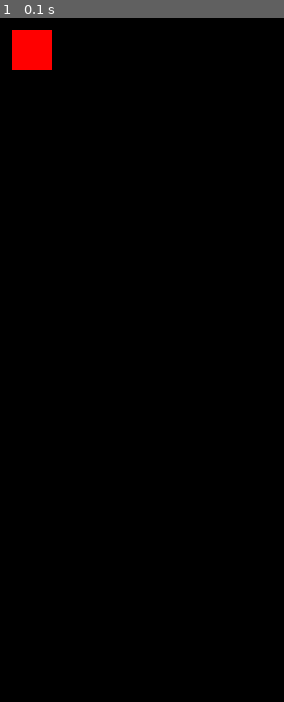
Above: before the commit, frame 1.
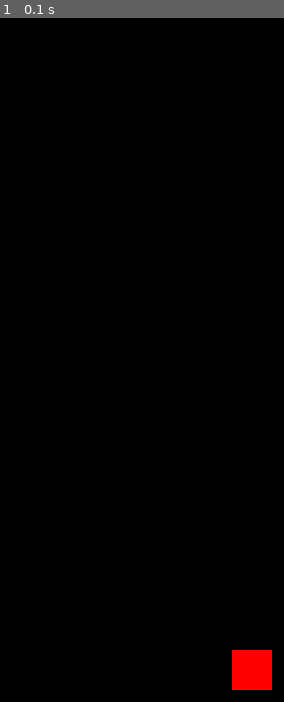
Above: after the commit, the same moment.

Repository: birdcode495/curso_pygame
Game: pygame game, started from main.py
The game is run twice, just before and just after one commit, with the same random seed, the same clock (stepped at 60 frames per second) and the same inputs.
Inputs:
- Up to frame 1 (0.1 s): no input

The runs differ from the first frame. In frame 1, 1.6% of the frame differs, in the area x 4-96%, y 1-99%.

Commit message:
Change created object's position

Diff:
--- a/main.py
+++ b/main.py
@@ -2,7 +2,7 @@
 import constants
 from characters import *
 
-player = Character(90, 90)
+player = Character(200, 400)
 
 pygame.init()
 
